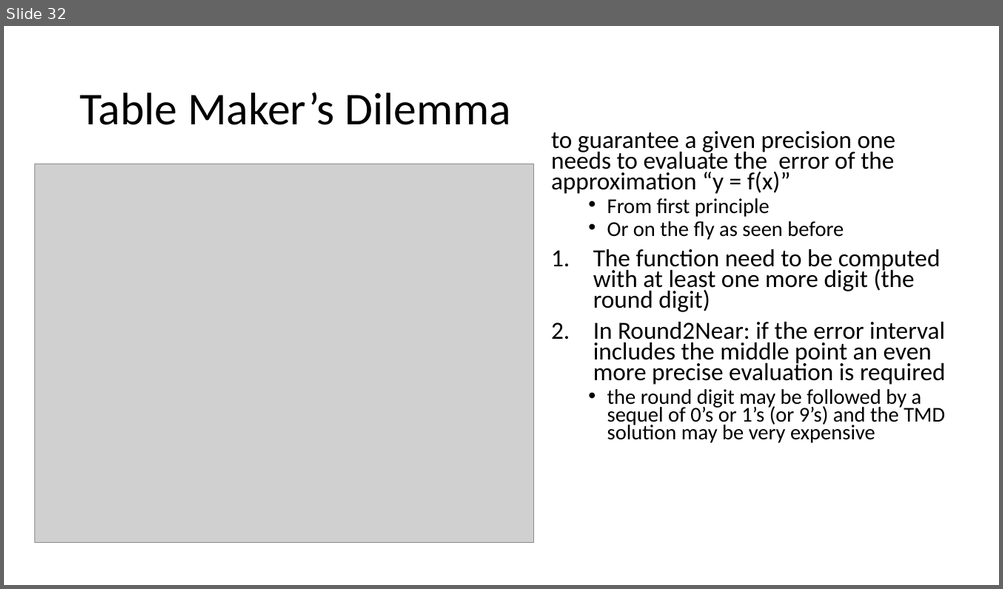
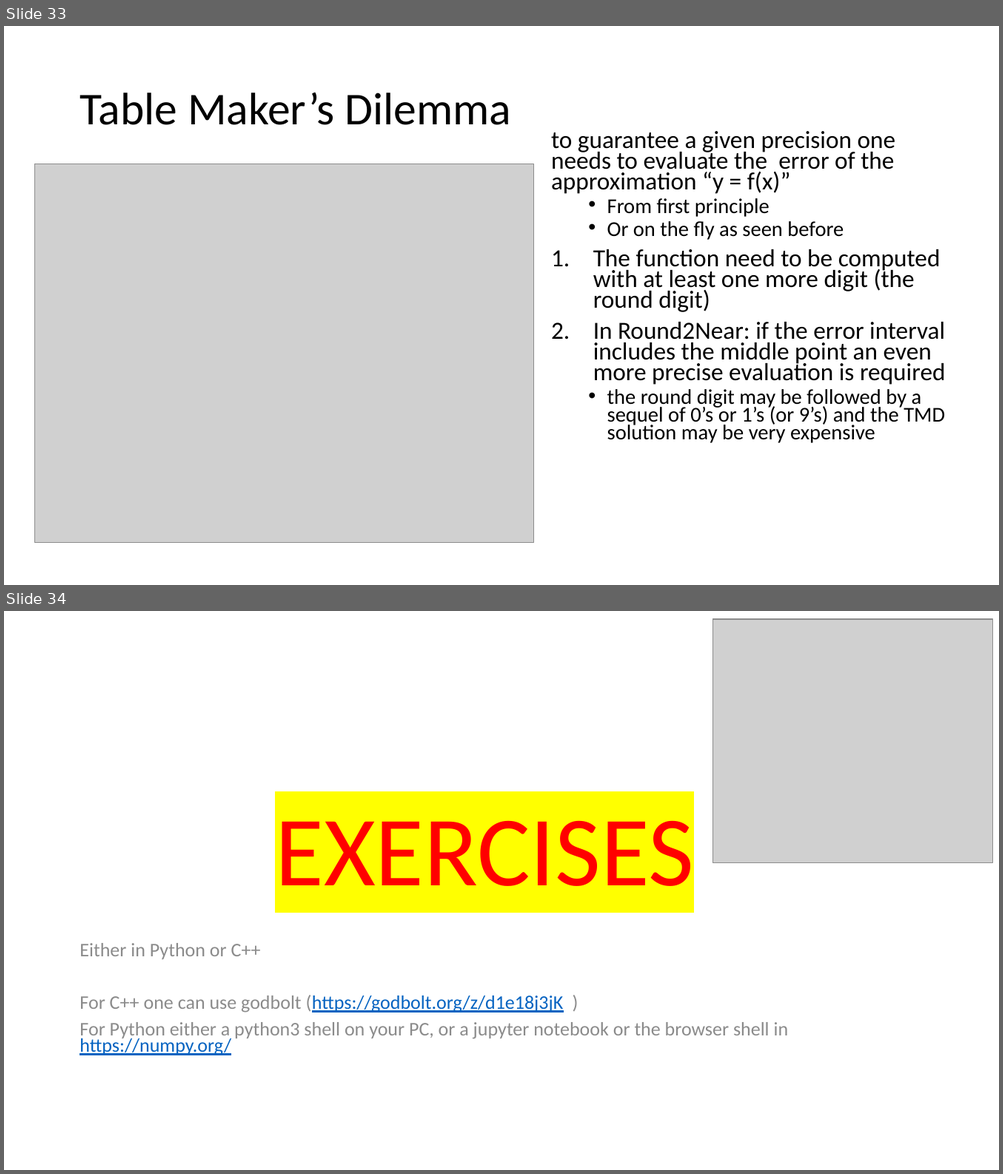
Before and after one commit to VinInn/FPCourse, a slide deck: Slides/FPforScientist.pptx. Shown one above the other, each under a label of ours: slide 32 before the commit, slides 33 and 34 after it. The pictures are 1003x589 and 1003x1174 pixels, drawn with LibreOffice and Linux fonts; fonts in the diff are those of the drawing; grey boxes stand for pictures. Boxes give left, top, right and bottom in pixels: in the first picture for what was removed or moved away, otherwise in the second. Text is boxed around its words. In the diff, an @@ line names an element or a change of style, - is before the commit and + after.

```diff
--- a/Slides/FPforScientist.pptx
+++ b/Slides/FPforScientist.pptx
@@ slide 34 added at [4, 611, 999, 1170], background #FFFFFF @@
@@ picture added at [713, 619, 993, 863] @@
@@ title added at [275, 820, 694, 886], 96 pt, text #FF0000 @@
+EXERCISES
@@ text added at [79, 943, 788, 1056], 18.6 pt, text #8C8C8C @@
+Either in Python or C++
+For C++ one can use godbolt (https://godbolt.org/z/d1e18j3jK )
+For Python either a python3 shell on your PC, or a jupyter notebook or the browser shell in https://numpy.org/
@@ what was slide 32 is now slide 33 @@
```
Also in this commit, not shown: 1 slide changed, 6 other slides added, 1 other file.
